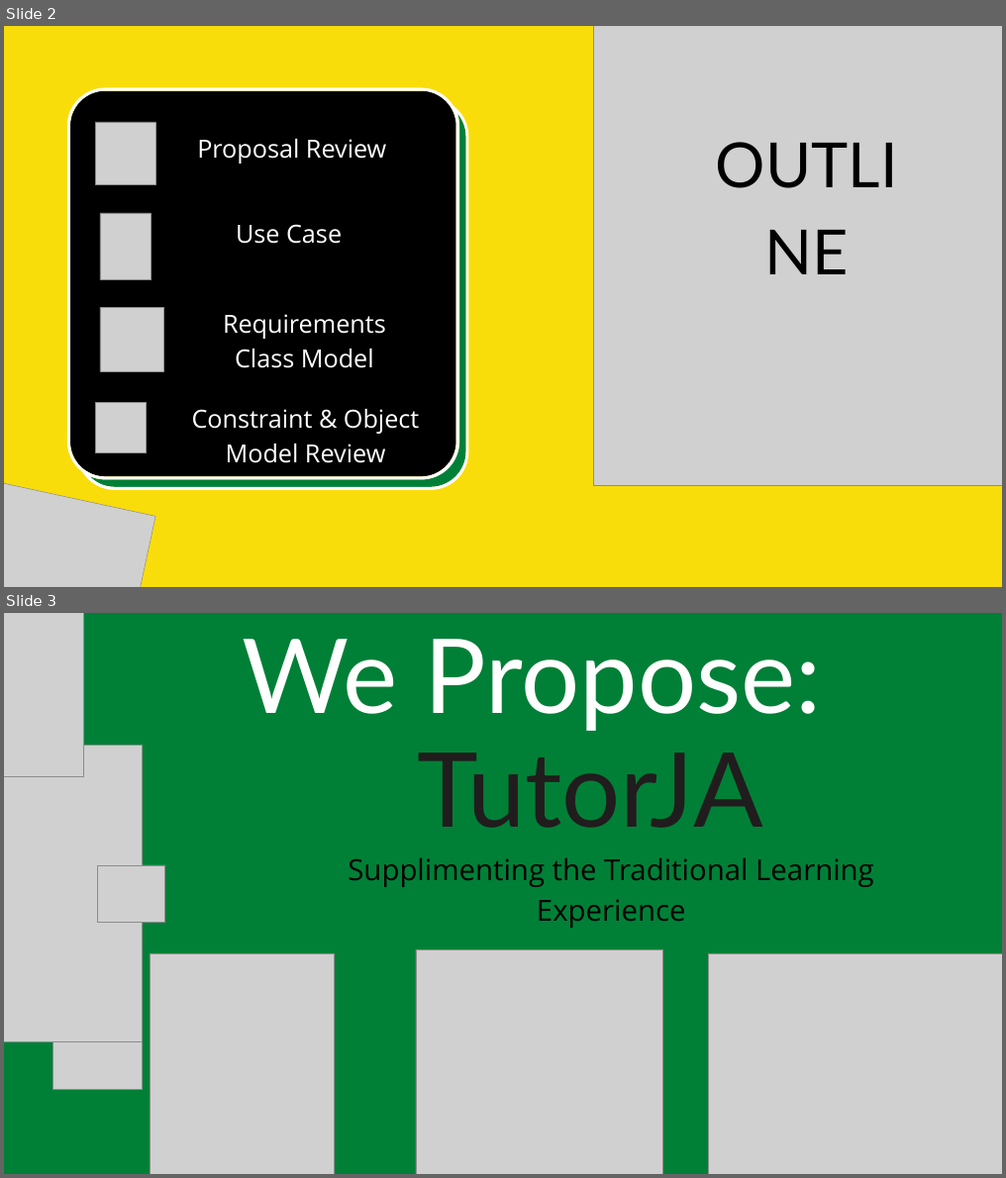
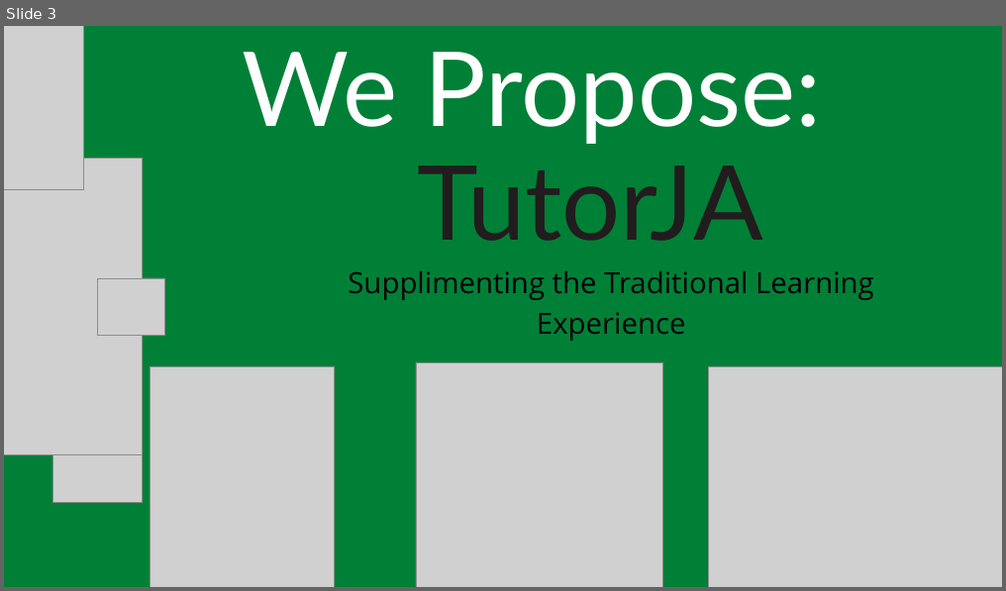
Before and after one commit to Jiinngerbread/TutorsJA, a slide deck: TutorJA - P2.pptx. Shown one above the other, each under a label of ours: slides 2 and 3 before the commit, slide 3 after it. The pictures are 1006x1178 and 1006x591 pixels, drawn with LibreOffice and Linux fonts; fonts in the diff are those of the drawing; grey boxes stand for pictures. Boxes give left, top, right and bottom in pixels: in the first picture for what was removed or moved away, otherwise in the second. Text is boxed around its words. In the diff, an @@ line names an element or a change of style, - is before the commit and + after.

Commit message:
fixed ppt

```diff
--- a/TutorJA - P2.pptx
+++ b/TutorJA - P2.pptx
@@ slide 2 removed at (4, 26, 1002, 587), background #F9DD0B @@
@@ picture removed at (594, 26, 1002, 486) @@
@@ freeform shape removed at (67, 87, 469, 490) @@
@@ freeform shape removed at (70, 91, 456, 476) @@
@@ freeform shape removed at (89, 113, 465, 487) @@
@@ text removed at (699, 113, 915, 197) @@
-OUTLINE
@@ picture removed at (95, 122, 155, 184) @@
@@ text removed at (197, 139, 386, 164) @@
-Proposal Review
@@ picture removed at (100, 213, 151, 280) @@
@@ text removed at (236, 224, 342, 244) @@
-Use Case
@@ picture removed at (100, 307, 163, 372) @@
@@ text removed at (223, 314, 386, 369) @@
-Requirements Class Model
@@ picture removed at (95, 402, 147, 453) @@
@@ text removed at (192, 409, 419, 464) @@
-Constraint & Object Model Review
@@ picture removed at (4, 469, 155, 587) @@
```
Also in this commit, not shown: 7 slides added, 8 other slides removed.
